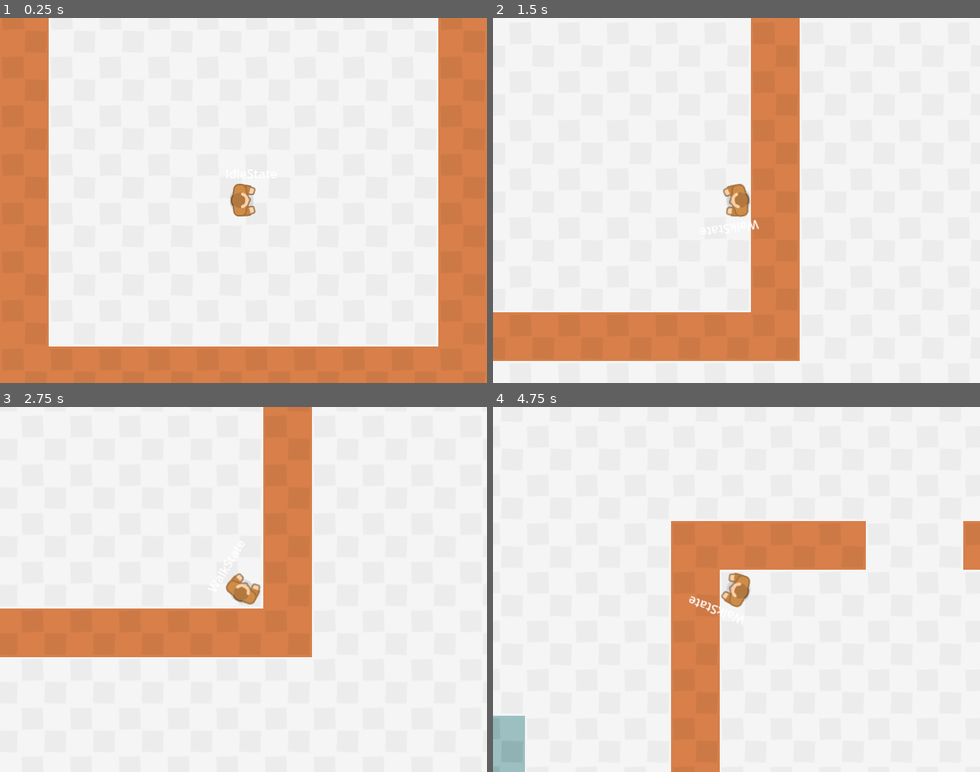
Above: before the commit, frames 1-4 (two rows, left to right).
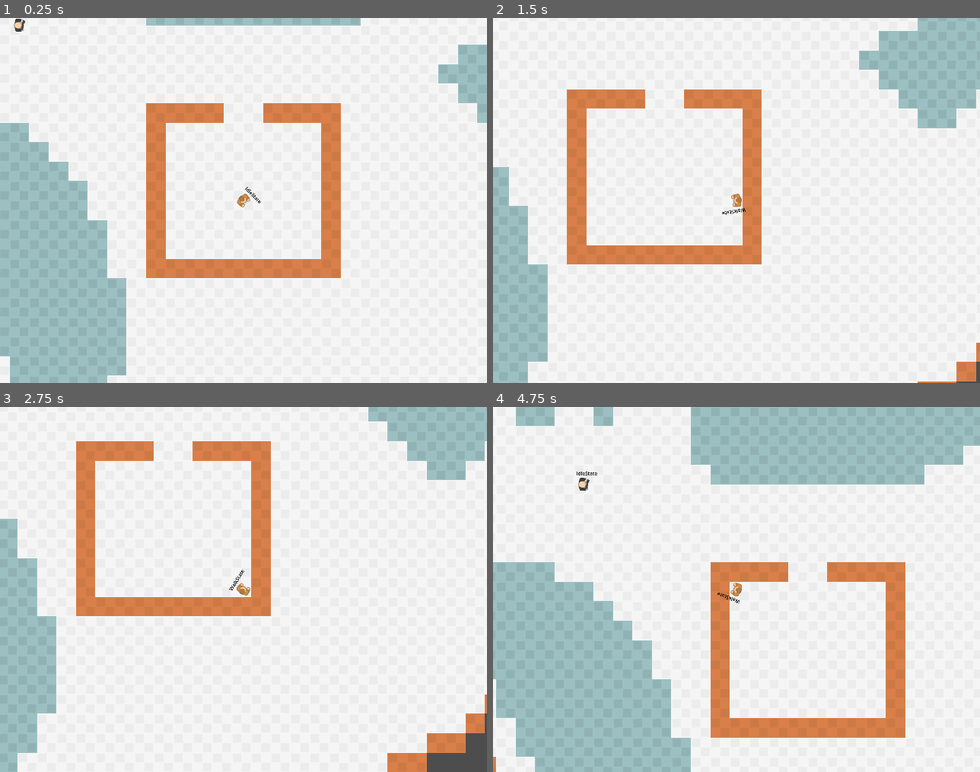
Above: after the commit, the same moments.

Repository: ChewieCB/LD52-Godot4
Game: Godot game, scene res://src/levels/test/TestLevel.tscn
Two runs of this game, one before a commit and one after it. Both use one fixed random seed, a clock stepped at 60 frames per second and the inputs below.
Inputs (mouse positions are in pixels of both pictures, inside the frame that each line leads up to):
- Up to frame 1 (0.25 s): no input
- Up to frame 2 (1.5 s): tap Enter at 0.5 s; move the mouse to (843, 182) at 0.52 s; hold D (move_right) 0.53-1.28 s; move the mouse to (639, 218) at 1.27 s; hold S (move_down) from 1.28 s (still down)
- Up to frame 3 (2.75 s): move the mouse to (292, 509) at 2.02 s; release S (move_down) at 2.03 s; hold D (move_right) from 2.03 s (still down)
- Up to frame 4 (4.75 s): tap R (reset) at 2.75 s; move the mouse to (712, 662) at 2.77 s; release D (move_right) at 2.78 s; hold W (move_up) 2.78-3.53 s; move the mouse to (882, 644) at 3.52 s; hold A (move_left) from 3.53 s (still down); move the mouse to (590, 534) at 4.27 s

The runs differ from the first frame. In frame 1, 42% of the frame differs, in the area x 0-100%, y 0-100%; in frame 2, 30%; in frame 3, 28%; in frame 4, 45%.
Error before the commit: Invalid call. Nonexistent function 'set_target_location' in base 'NavigationAgent2D'. (res://src/characters/enemies/base_enemy.gd:16)
Error after the commit: Invalid call. Nonexistent function 'get_next_location' in base 'NavigationAgent2D'. (res://src/characters/enemies/base_enemy.gd:38)

Commit message:
Added return to initial point behaviour

Diff:
--- a/src/characters/base_character.gd
+++ b/src/characters/base_character.gd
@@ -25,3 +25,5 @@
 
 func death() -> void:
 	is_dead = true
+	# Disable collision for corpses
+	self.set_collision_layer_value(1, false)
--- a/src/characters/enemies/BaseEnemy.tscn
+++ b/src/characters/enemies/BaseEnemy.tscn
@@ -100,13 +100,14 @@
 [node name="CollisionShape2D" type="CollisionShape2D" parent="ViewCone"]
 
 [node name="NavigationAgent2D" type="NavigationAgent2D" parent="."]
-path_desired_distance = 8.0
-target_desired_distance = 42.0
+path_desired_distance = 32.0
+target_desired_distance = 48.0
 path_max_distance = 32.0
 avoidance_enabled = true
 radius = 64.0
 
 [node name="StateLabel" type="Label" parent="."]
+modulate = Color(0, 0, 0, 1)
 offset_left = -24.0
 offset_top = -48.0
 offset_right = 23.0
@@ -114,3 +115,4 @@
 text = "STATE"
 
 [connection signal="timeout" from="StateManager/AttackState/AttackDelayTimer" to="StateManager/AttackState" method="_on_attack_delay_timer_timeout"]
+[connection signal="target_reached" from="NavigationAgent2D" to="StateManager/MoveState/ReturnState" method="_on_navigation_agent_2d_target_reached"]
--- a/src/characters/enemies/base_enemy.gd
+++ b/src/characters/enemies/base_enemy.gd
@@ -1,9 +1,11 @@
 class_name BaseEnemy
 extends BaseCharacter
 
-@export var target: Node2D
-
+@export @onready var target_node: Node
+var target: Vector2
 @onready var _agent = $NavigationAgent2D
+@onready var initial_position := self.global_position
+@onready var initial_rotation := self.global_rotation
 
 var distance_to_target: float
 var next_location: Vector2
@@ -12,33 +14,33 @@
 
 func _ready() -> void:
 	super._ready()
+	target = target_node.global_position
 	if target:
-		_agent.set_target_location(target.global_position)
+		_agent.set_target_location(target)
+
+
+func _draw() -> void:
+	draw_circle(to_local(initial_position), 8.0, Color.RED)
+
+
+func _process(_delta: float) -> void:
+	queue_redraw()
 
 
 func _physics_process(delta: float) -> void:
+	# If we have a target_node, lock on to it's current position
+	if target_node:
+		target = target_node.global_position
+	# If we have a target, move towards it
 	if target:
-		distance_to_target = global_position.distance_to(target.global_position)
+		distance_to_target = _agent.distance_to_target()
 		can_chase = _agent.is_target_reachable() and not _agent.is_target_reached()
 		next_location = _agent.get_next_location()
 
-	if distance_to_target < 48:
+	# If we're too close, stop trying to get closer
+	if target_node and distance_to_target < 48:
 		return
-	_agent.set_target_location(target.global_position)
 
-#	if global_position.distance_to(target_location.global_position) < 48:
-#		return
-#	if _agent.is_navigation_finished():
-#		await(get_tree().create_timer(1.0))
-#	_agent.set_target_location(target_location.global_position)
-#	if _agent.is_target_reachable() and not _agent.is_target_reached():
-#		var direction := global_position.direction_to(_agent.get_next_location())
-#		global_rotation = direction.angle()
-#		var desired_velocity := direction * 400.0
-#		var steering := (desired_velocity - velocity) * delta * 4.0
-#		velocity += steering
-#	else:
-#		velocity = Vector2.ZERO
-#
-#	move_and_slide()
+	_agent.set_target_location(target)
+
 	states.physics_process(delta)
--- a/src/characters/enemies/states/ai_move_state.gd
+++ b/src/characters/enemies/states/ai_move_state.gd
@@ -13,7 +13,7 @@
 
 
 func physics_process(delta: float) -> BaseState:
-	if actor.target:
+	if actor.target_node:
 		return chase_state
 
 	return null
--- a/src/characters/enemies/states/attack_state.gd
+++ b/src/characters/enemies/states/attack_state.gd
@@ -24,12 +24,12 @@
 		return move_state.chase_state
 
 	if timer_finished:
-		return move_state.idle_state
+		return move_state.return_state
 
 	return null
 
 
 func _on_attack_delay_timer_timeout():
 	if actor.target:
-		actor.target.death()
+		actor.target_node.death()
 	timer_finished = true
--- a/src/characters/enemies/states/chase_state.gd
+++ b/src/characters/enemies/states/chase_state.gd
@@ -14,8 +14,8 @@
 	if actor._agent.is_navigation_finished():
 		await(get_tree().create_timer(1.0))
 
-	if not actor.can_chase or actor.is_dead:
-		return idle_state
+	if not actor.can_chase or (actor.target_node and actor.target_node.is_dead):
+		return return_state
 	else:
 		var direction := actor.global_position.direction_to(actor.next_location)
 		actor.global_rotation = direction.angle()
--- a/src/characters/enemies/states/return_state.gd
+++ b/src/characters/enemies/states/return_state.gd
@@ -1,10 +1,18 @@
 extends AIMoveState
 
 @export var friction: float = 250
+var original_target_desired_distance: float
 
 
 func enter() -> void:
-	super.enter()
+	actor.target_node = null
+	actor.target = actor.initial_position
+	original_target_desired_distance = actor._agent.target_desired_distance
+	actor._agent.target_desired_distance = 1.0
+
+
+func exit() -> void:
+	actor._agent.target_desired_distance = original_target_desired_distance
 
 
 func input(event: InputEvent) -> BaseState:
@@ -12,7 +20,21 @@
 
 
 func physics_process(delta: float) -> BaseState:
-	apply_friction(friction)
-	apply_movement()
+	if actor.global_position == actor.initial_position:
+		return idle_state
+
+	if not actor.can_chase:
+		return idle_state
+	else:
+		var direction := actor.global_position.direction_to(actor.next_location)
+		actor.global_rotation = direction.angle()
+		var desired_velocity := direction * 400.0
+		var steering := (desired_velocity - actor.velocity) * delta * 4.0
+		apply_acceleration(steering)
+		apply_movement()
 
 	return null
+
+
+func _on_navigation_agent_2d_target_reached():
+	pass
--- a/src/characters/player/Player.tscn
+++ b/src/characters/player/Player.tscn
@@ -26,6 +26,7 @@
 
 [node name="Camera2D" type="Camera2D" parent="."]
 current = true
+zoom = Vector2(0.4, 0.4)
 
 [node name="StateManager" type="Node" parent="." node_paths=PackedStringArray("starting_state")]
 script = ExtResource("3_f1tag")
@@ -54,6 +55,7 @@
 death_state = NodePath(".")
 
 [node name="StateLabel" type="Label" parent="."]
+modulate = Color(0, 0, 0, 1)
 offset_left = -24.0
 offset_top = -48.0
 offset_right = 23.0
--- a/src/levels/test/TestLevel.tscn
+++ b/src/levels/test/TestLevel.tscn
@@ -1533,11 +1533,11 @@
 
 [node name="Player" parent="." instance=ExtResource("1_dekb5")]
 
-[node name="BaseEnemy" parent="." node_paths=PackedStringArray("target") instance=ExtResource("3_tmutn")]
+[node name="BaseEnemy" parent="." node_paths=PackedStringArray("target_node") instance=ExtResource("3_tmutn")]
 position = Vector2(-736, -576)
-target = NodePath("../Player")
-
-[node name="BaseEnemy2" parent="." node_paths=PackedStringArray("target") instance=ExtResource("3_tmutn")]
+target_node = NodePath("../Player")
+
+[node name="BaseEnemy2" parent="." node_paths=PackedStringArray("target_node") instance=ExtResource("3_tmutn")]
 position = Vector2(704, -712)
 rotation = 2.35619
-target = NodePath("../Player")
+target_node = NodePath("../Player")
